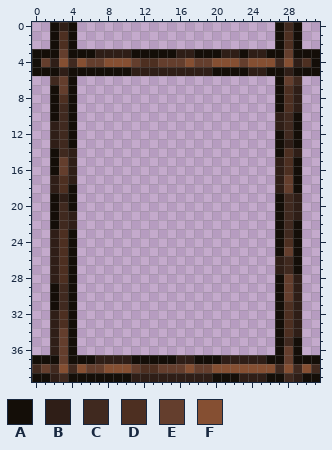
Pixel-art sprite, stored at content/Entities/Structures/Construction/construction.4x5.png. Above: the version before the commit.
The file is 32x40 pixels.
Palette (. is transparent): A #140e08  B #2f1e17  C #40291f  D #4d2f21  E #643e2d  F #854f32
Pixels before, first column x 0:
 0 ..ABA......................ACA..
 1 ..ADA......................ADA..
 2 ..ADA......................ADA..
 3 AAAEAAABBBBAAAAABBAAABBABBAAEAAA
 4 AEBFCFEEFFFEDDEEEFEEFFFEFFFCFBDA
 5 AAABAAAAAAABBBBBBBBBAAAABBAABAAA
 6 ..CEA......................AEC..
 7 ..AEA......................ADB..
 8 ..ADA......................ADB..
 9 ..ACA......................ADB..
10 ..ACA......................BCA..
11 ..BCA......................BCA..
12 ..BCA......................ACA..
13 ..BCA......................ABA..
14 ..ACB......................ADB..
15 ..AEB......................BDA..
16 ..AEB......................BDA..
17 ..BDB......................BEA..
18 ..BDA......................BEA..
19 ..ABA......................ACB..
20 ..ACA......................ACB..
21 ..ACB......................ACB..
22 ..ACB......................ACA..
23 ..BDA......................ACA..
24 ..BDA......................ADA..
25 ..BDA......................AEA..
26 ..BDA......................BCA..
27 ..BDA......................BCA..
28 ..BDA......................AEB..
29 ..ACA......................AEB..
30 ..ACA......................AEB..
31 ..ACA......................ADB..
32 ..BDA......................ADB..
33 ..BDA......................ADB..
34 ..BEA......................ADB..
35 ..BEA......................ACA..
36 ..BEA......................AEA..
37 AAAEAAABBBBAAAAABBAAABBBBBAAEAAA
38 CECFCFEEFFFEDDEEEFEEFFFFFFFCFCFC
39 AABCAAAAAAABBBBBBBBBAAABBBAACBAA
Now the later version:
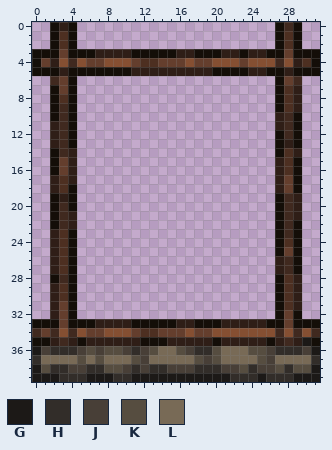
Colours new in this view: G #1c1917  H #322d29  J #483f37  K #564d40  L #786a56
Message: Added foundations to construction sites
The exact change:
Changed rows in their new state; - is an unchanged pixel.
first column x 0:
28 --AC------------------------D---
29 --BD------------------------D---
30 --BD------------------------D---
31 --BE----------------------------
32 ---E------------------------EA--
33 AAAE-AABBBBAAAAABBAAABBBBBA-EAAA
34 CECFCFEEFFFEDDEEEFEEFFFFFFFCFCFC
35 AA-CBABBBBBBAAABBBBBABBBBBAB-BGA
36 GJHHHJKJKKJHJKLLKJHHKLLLKKJHHHJG
37 HLLLLKLKLLLKJLLLLLKJKLLLLKJLLLLH
38 GKHHJJHHKKJHJHHJJJHHHJJKHJJKHKKG
39 GGGHHHGGGHHGGGGGGGGGGGHHHGHHHGGG
